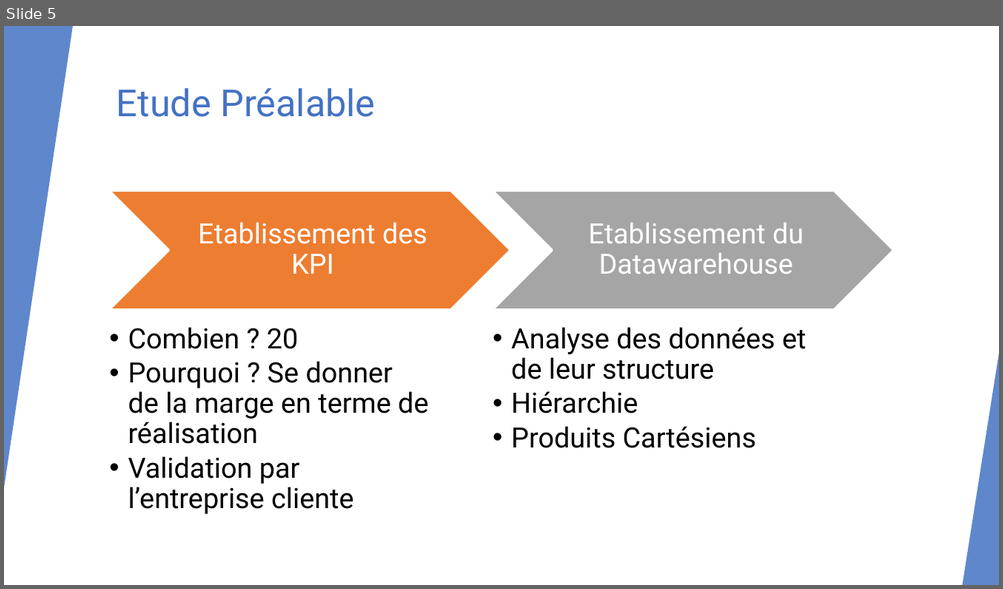
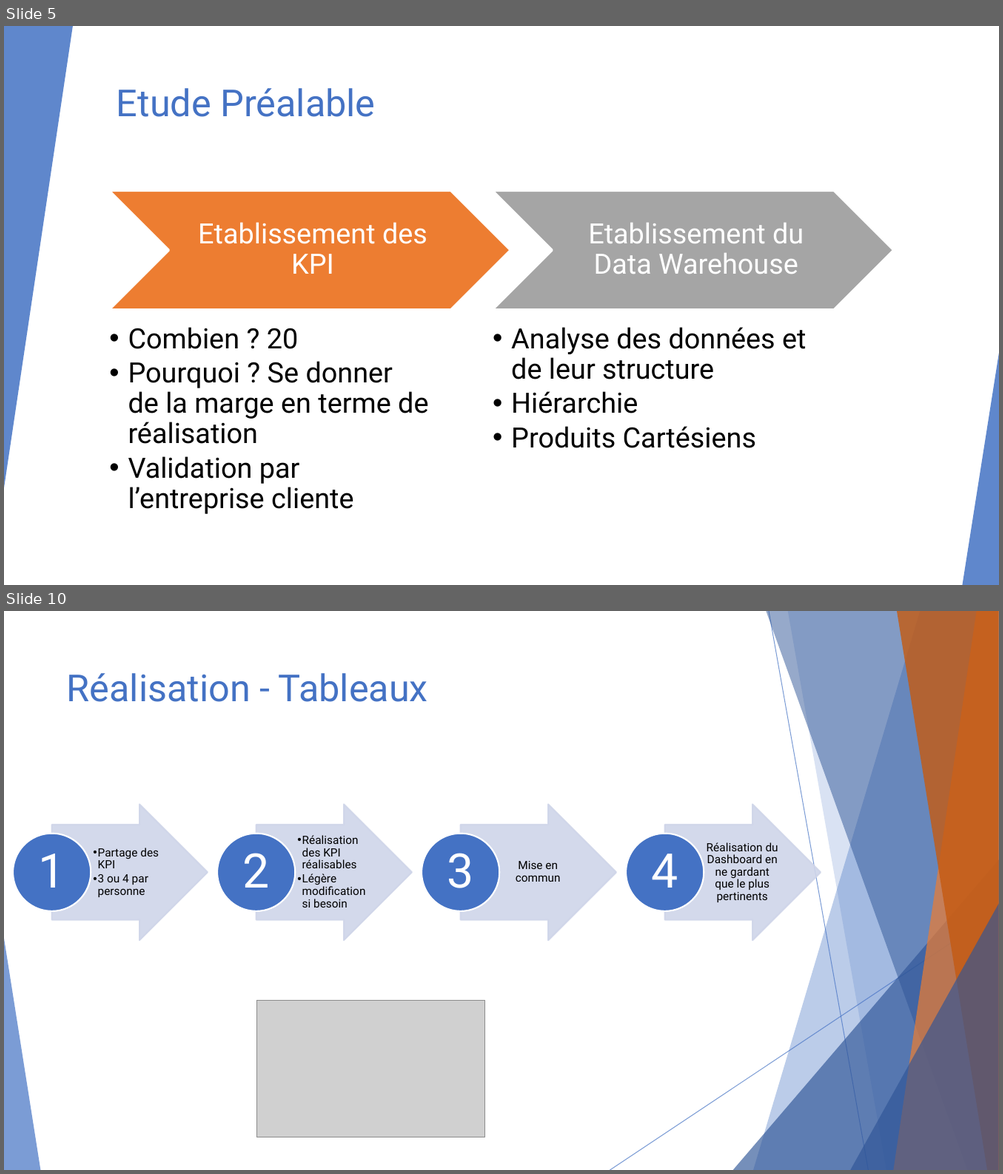
Before and after one commit to ThomasGille/Projet-BI, a slide deck: Ressources/Soutenance Projet-BI.pptx. Shown one above the other, each under a label of ours: slide 5 before the commit, slides 5 and 10 after it; the slides between them are not shown. The pictures are 1003x589 and 1003x1174 pixels, drawn with LibreOffice and Linux fonts; fonts in the diff are those of the drawing; grey boxes stand for pictures. Boxes give left, top, right and bottom in pixels: in the first picture for what was removed or moved away, otherwise in the second. Text is boxed around its words. In the diff, an @@ line names an element or a change of style, - is before the commit and + after.

```diff
--- a/Ressources/Soutenance Projet-BI.pptx
+++ b/Ressources/Soutenance Projet-BI.pptx
@@ slide 10 added at [4,611,999,1170], background #FFFFFF; not listed: 10 template elements that a slide beside it also shows @@
@@ title added at [67,673,428,702], 36 pt, text #4472C4 @@
+Réalisation - Tableaux
@@ group added at [13,804,821,940]: 8 texts, 4 right arrows, 4 ellipses @@
+  • Partage des KPI
+  • 3 ou 4 par personne
+1
+  • Réalisation des KPI réalisables
+  • Légère modification si besoin
+2
+Mise en commun
+3
+Réalisation du Dashboard en ne gardant que le plus pertinents
+4
@@ picture added at [257,1000,485,1137] @@
@@ slide 5 changed as well @@
@@ text at [588,223,803,274]: text changed @@
-Etablissement du Datawarehouse
+Etablissement du Data Warehouse
```
Also in this commit, not shown: 4 other slides changed, 7 other slides added, 1 slide removed, 4 other files.
